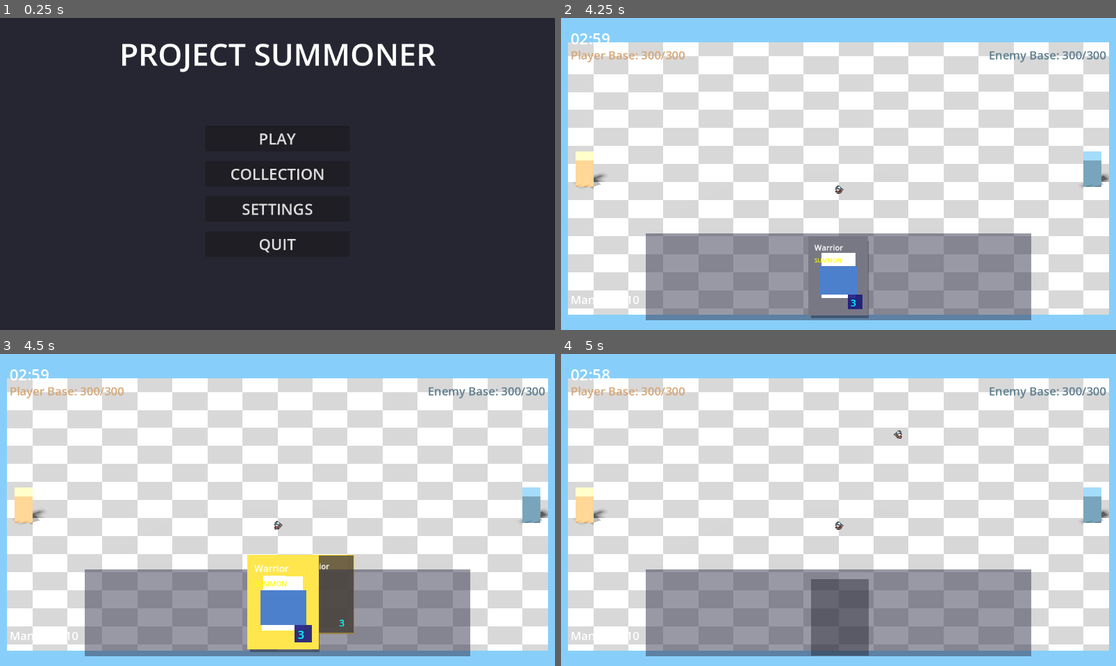
Above: before the commit, frames 1-4 (two rows, left to right).
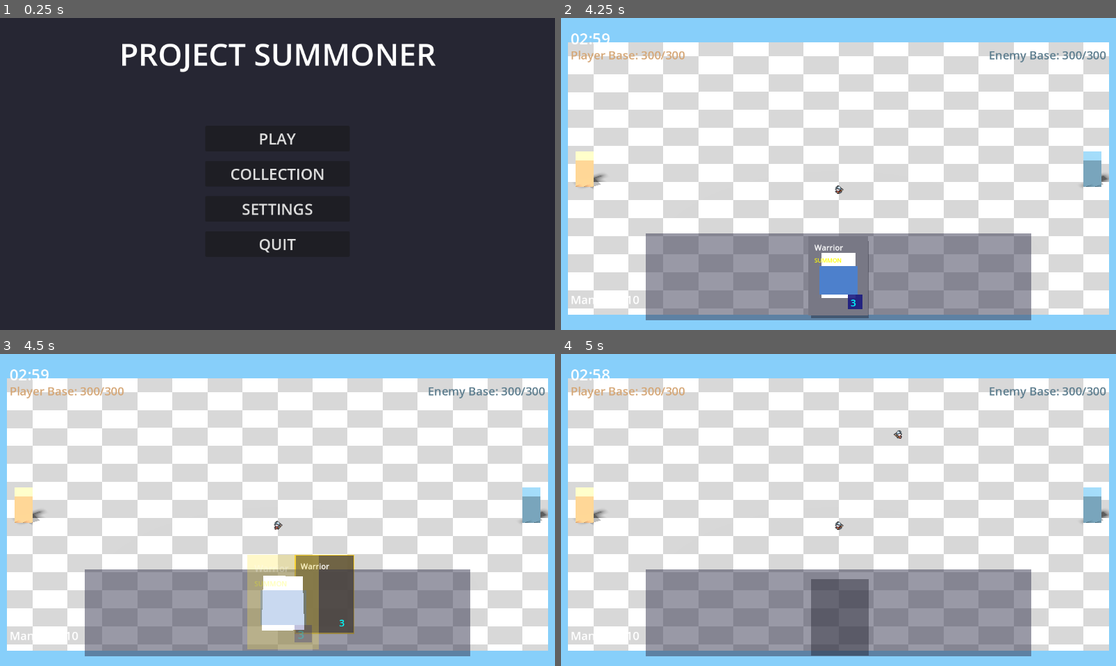
Above: after the commit, the same moments.

Repository: amari-charles/project-summoner
Game: Godot game, scene res://scenes/ui/main_menu.tscn
Same seed, same stepped clock (60 frames per second), same inputs: the game is played once before the commit and once after it.
Inputs (mouse positions are in pixels of both pictures, inside the frame that each line leads up to):
- Up to frame 1 (0.25 s): no input
- Up to frame 2 (4.25 s): click "PLAY" at 0.5 s; click "SELECT" at 1.25 s; click "CHOOSE WARRIOR" at 2 s; click (738, 99) at 2.75 s; click "START BATTLE" at 3.5 s
- Up to frame 3 (4.5 s): tap Enter at 4.25 s; drag from (277, 612) to (333, 441) at 4.27 s
- Up to frame 4 (5 s): no input

Frames 1-2 are identical in both runs. In frame 3, 3.6% of the frame differs, in the area x 44-58%, y 64-96%; in frame 4, nothing differs.

Commit message:
Fix card drag behavior - hide original card and shadow during drag
- Hide shadow card when drag starts (visible = false)
- Make original card semi-transparent (alpha 0.3) during drag
- Restore both when drag ends via NOTIFICATION_DRAG_END
- Prevents visual confusion between drag preview and original card

Diff:
--- a/scripts/ui/hand_ui.gd
+++ b/scripts/ui/hand_ui.gd
@@ -218,9 +218,16 @@
 		if hand_ui.summoner.mana < card.mana_cost:
 			return null
 
+		# Hide shadow while dragging
+		if shadow_card:
+			shadow_card.visible = false
+
 		# Create drag preview
 		var preview = _create_drag_preview()
 		set_drag_preview(preview)
+
+		# Hide the original card while dragging
+		modulate.a = 0.3  # Make semi-transparent
 
 		# Return drag data
 		return {
@@ -263,6 +270,15 @@
 		preview.add_child(cost_label)
 
 		return preview
+
+	## Called when drag ends (whether successful or cancelled)
+	func _notification(what: int) -> void:
+		if what == NOTIFICATION_DRAG_END:
+			# Restore card visibility
+			modulate.a = 1.0
+			# Restore shadow visibility
+			if shadow_card:
+				shadow_card.visible = true
 
 	## Allow clicking to select card
 	func _gui_input(event: InputEvent) -> void:
